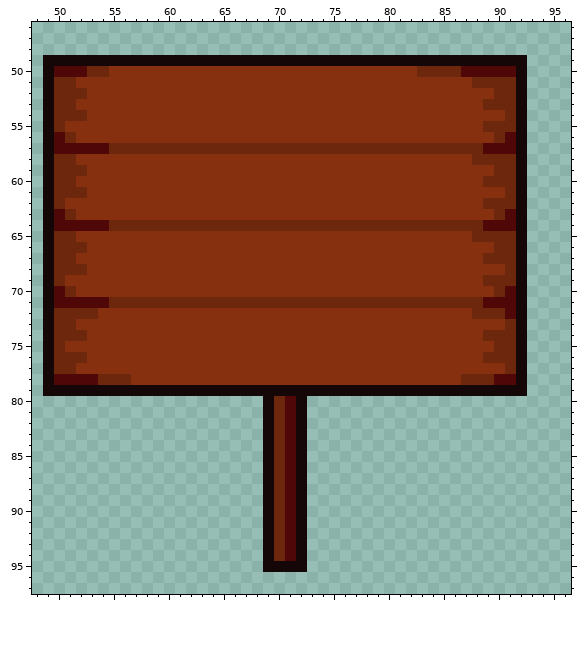
A pixel-art file gets an edit: Assets/Content/Prefabs/Units/Banner/Banner.aseprite. Above: the version before the commit.
144x144 pixels, 1 frame. Shown: x 48..96, y 46..97.
New version:
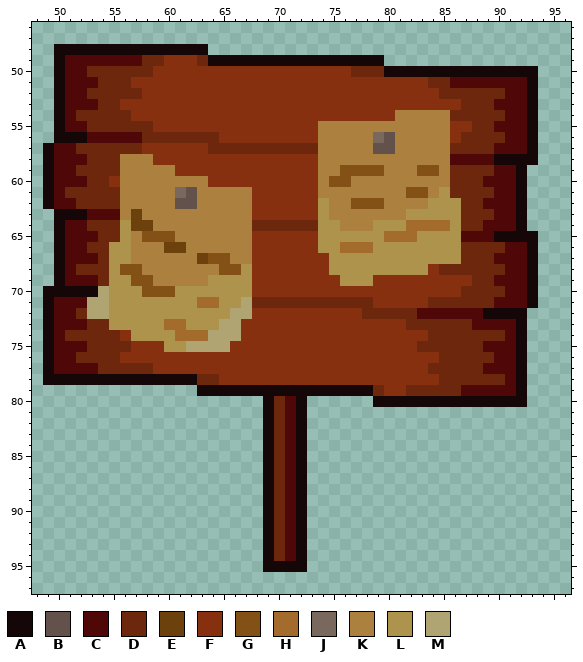
Palette (. is transparent): A #150707  B #63524c  C #4f0707  D #6d270c  E #6d410c  F #87300f  G #835116  H #a36c2c  J #78685d  K #ac803f  L #ad934c  M #b0a572
Difference:
layer "Layer 5" added
Changed rows in their new state; - is an unchanged pixel.
Layers "Layer 5", "Layer 1":
first column x 49:
48 -AAAAAAAAAAAAAA------------------------------
49 .-CCCCCCCDDFFFD----------------.............-
50 .A----DDDD------------------DDDAAAAAAAAAAAA-A
51 .ACCCDDD---------------------------DDCCCCCCCA
52 .ACCDDDDD---------------------------DDDDD-CCA
53 .ACCCDD-------------------------------DD-CCCA
54 .AC-DDDD------------------------KKKKKDDDDDCCA
55 .ACCDDDDDD---------------KKKKKKKKKKKK--D-CCCA
56 .AAACCCCCDDDDDDD---------KKKKKJBKKKKK-DDD--CA
57 ---DDD---FFFFFF----------KKKKKBBKKKKK---D--CA
58 -CCCDDDKKK---------------KKKKKKKKKKKKCCCCAA-A
59 -CC-DDDKKKKK-------------KKGGGGKKKGGKDDDDCC--
60 -CCCDD-KKKKKKKK----------KGGKKKKKKKKKDDDCCC--
61 -C--DDDKKKKKJBKKKKK------KKKKKKKKGGKLDDDDCC--
62 -CCDDDDKKKKKBBKKKKK------LKKGGGKKKKLLLDDCCC--
63 .AAACCCKEKKKKKKKKKK------LKKKKKKKLLLLLDDDC---
64 .A--DD-LEEKKKKKKKKK------LLKKKLLLHHHHL-------
65 .ACCCDDLKGGGKKKKKKK------LLLLLLHHHLLLLCCCAA-A
66 .ACCDDLLKKKEEKKKKKK------LLHHHLLLLLLLLDDD-CCA
67 .ACCCDLLKKKKKKEGGKK-------LLLLLLLLLLLLDD-CCCA
68 .AC-DDLGGKKKKKKKGGL-------LLLLLLLLL-DDDDDDCCA
69 .ACCCDLLGGKKKKKLLLL--------LLL---------D-CCCA
70 -AAAAMLLLGGGLLLLLLL-------------------DDD--CA
71 ----MMLLLLLLLLHHLLM-----------FFFFF-----D--CA
72 -CC-MMLLLLLLLLLLLMM----------DDDDDCCCCCCAAA--
73 -CCCDDLLLLLHHLLLMM---------------DDDDDDCCCC--
74 -C--DDD-LLLLHHHMMM-----------------DDDDD--C--
75 -CCCDDDD---LLMMMM-----------------DDDDDDCCC--
76 -CC-DDD-----------------------------DDDD-CC--
77 -CCCCDDDDD-------------------------DDDDDCCC--
78 -AAAAAAAAAAAAADD--------------------DD---D---
79 ..............----------------DFFDDDDDCCCCC--
80 ------------------------------AAAAAAAAAAAAAA-
Changed places in both pictures, as pixel boxes (x1, y1, x2, y2):
changed: (43, 44, 252, 396)
changed: (318, 55, 538, 407)
